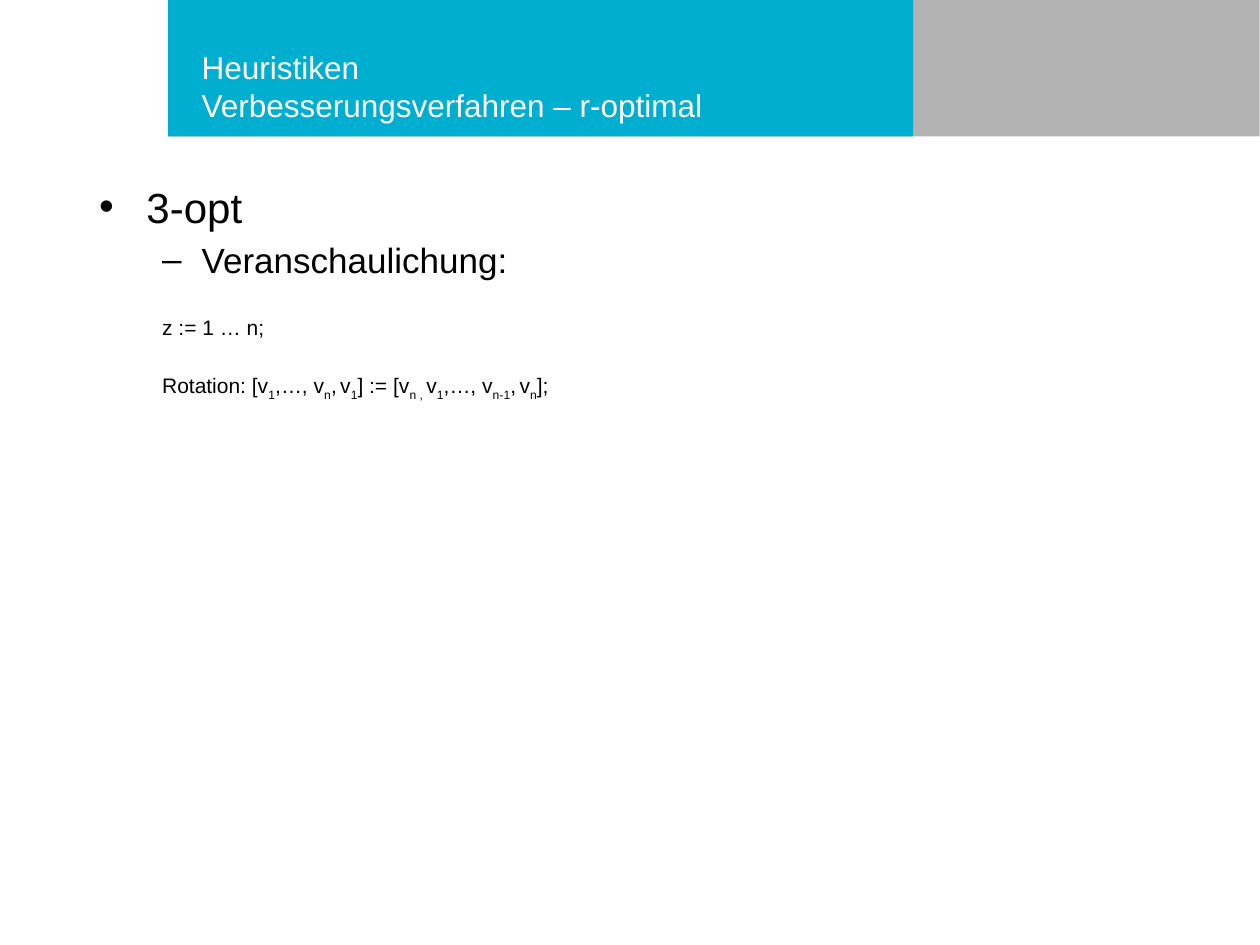
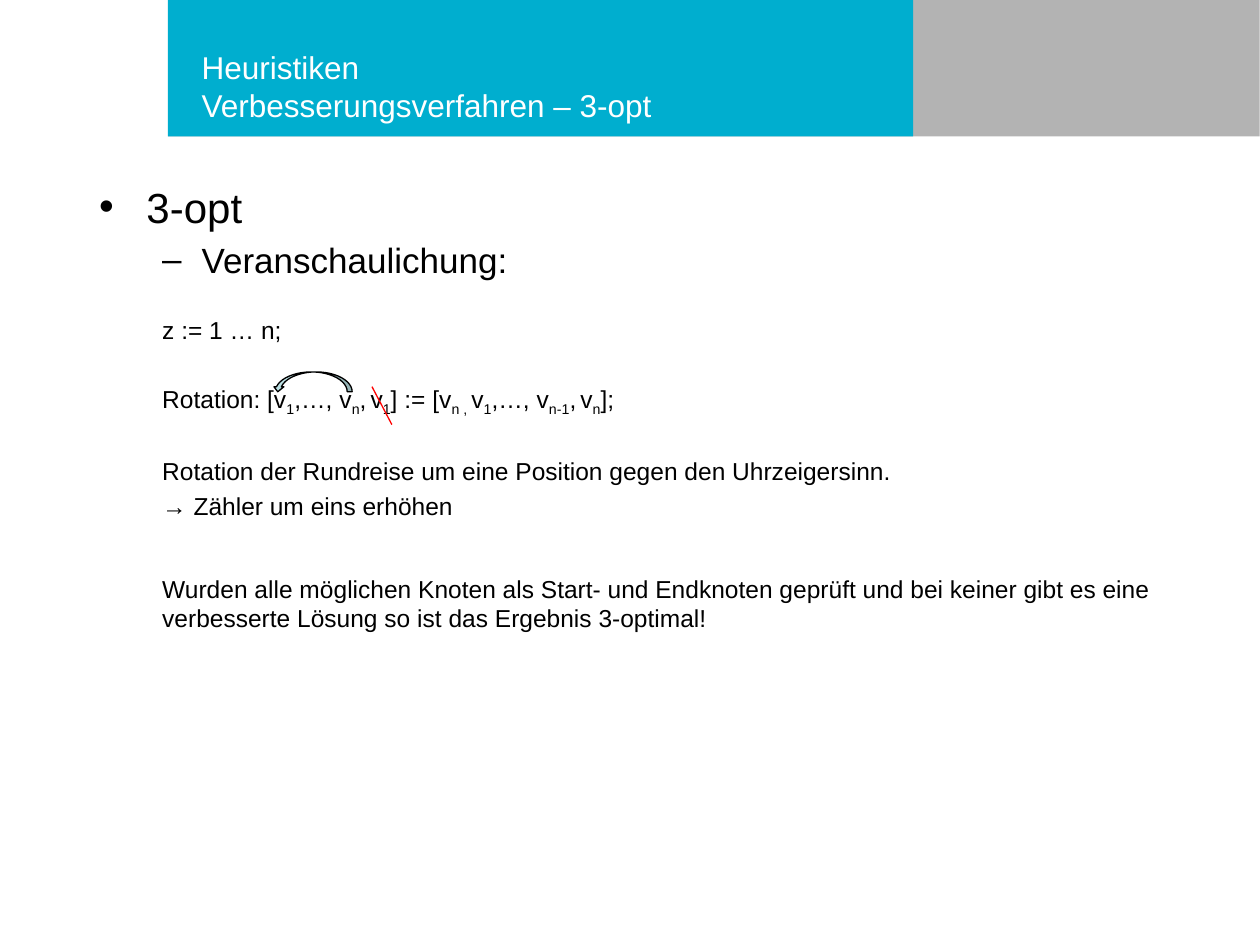
Before and after one commit to philurlaub/matlab2016, a slide deck: slide 33 of Präsentation.pptx (slide 31 before the commit). Drawn at 1260x945 pixels with LibreOffice and Linux fonts; fonts in the diff are those of the drawing; background and template pictures are left out. Boxes give left, top, right and bottom in pixels: in the first picture for what was removed or moved away, otherwise in the second. Text is boxed around its words. In the diff, an @@ line names an element or a change of style, - is before the commit and + after.

```diff
--- a/Präsentation.pptx
+++ b/Präsentation.pptx
@@ title at <box>202,56,652,123</box>: text changed @@
-Heuristiken
-Verbesserungsverfahren – r-optimal
+Heuristiken
+Verbesserungsverfahren – 3-opt
@@ text at <box>162,322,294,414</box>: size 12 to 14 pt in "z := 1 … n;", "Rotation: [v1,…, vn, v1] := [vn , ..." @@
@@ curved right arrow added at <box>273,372,352,392</box>, fill #BBE0E3, outline #000000 0.75 pt @@
@@ line added from (392, 425) to (372, 387), #FF0000 0.75 pt @@
@@ text at <box>162,462,1149,632</box>: paragraphs added @@
+  Rotation der Rundreise um eine Position gegen den Uhrzeigersinn.
+  → Zähler um eins erhöhen
+  Wurden alle möglichen Knoten als Start- und Endknoten geprüft und bei keiner gibt es eine verbesserte Lösung so ist das Ergebnis 3-optimal!
```
Also in this commit, not shown: 6 other slides changed, 4 slides added, 3 slides removed.
